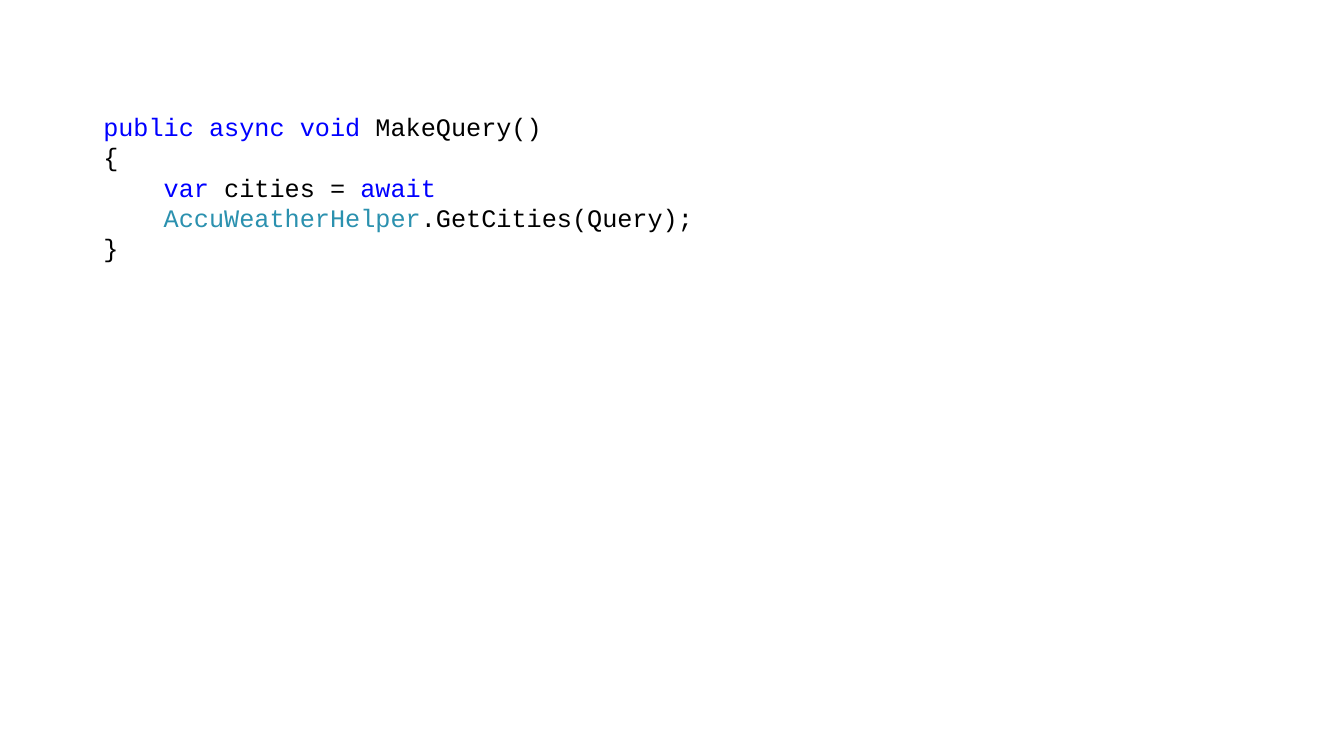
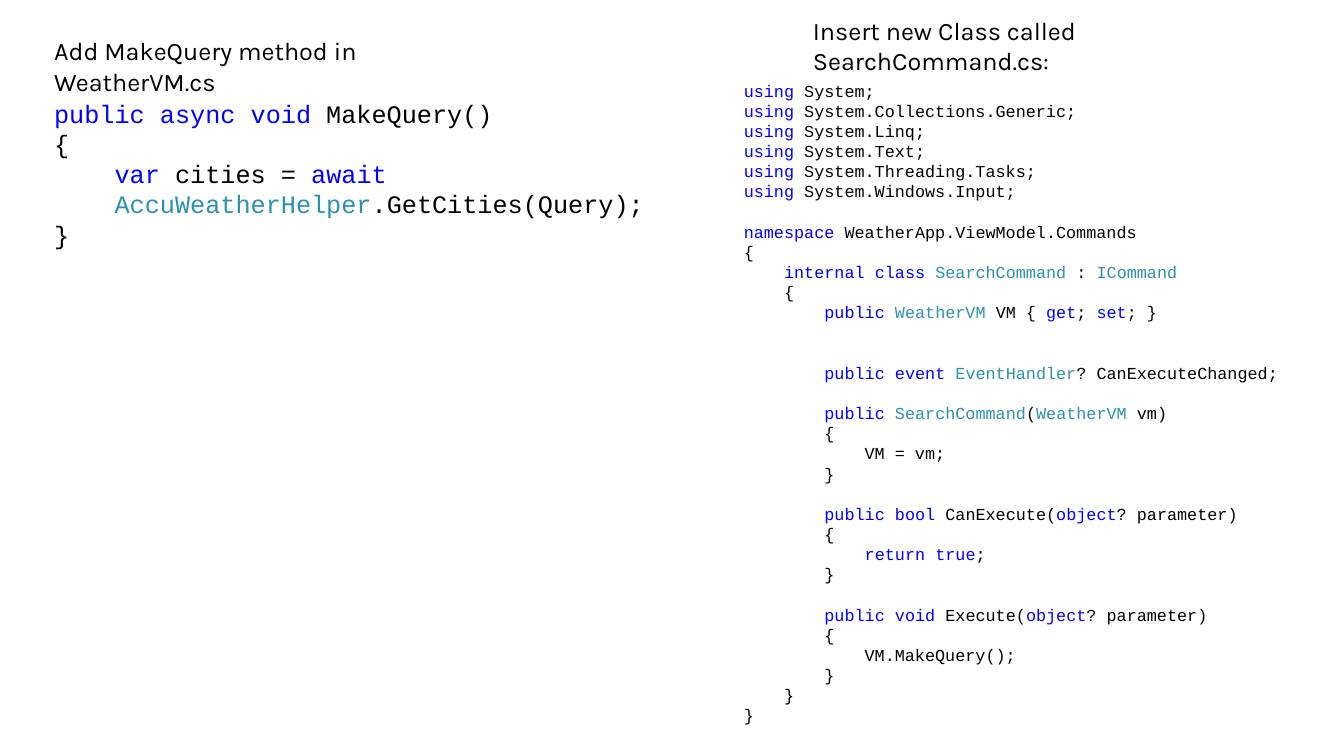
Before and after one commit to DanielZdebski/Simple-Calculator, a slide deck: slide 43 of WeatherApp/Presentation/MVVM.pptx. Drawn at 1344x756 pixels with LibreOffice and Linux fonts; fonts in the diff are those of the drawing. Boxes give left, top, right and bottom in pixels: in the first picture for what was removed or moved away, otherwise in the second. Text is boxed around its words. In the diff, an @@ line names an element or a change of style, - is before the commit and + after.

Commit message:
The Weather app is finished.

```diff
--- a/WeatherApp/Presentation/MVVM.pptx
+++ b/WeatherApp/Presentation/MVVM.pptx
@@ text added at (813,22,1076,71), 18 pt, text #000000 @@
+Insert new Class called SearchCommand.cs:
@@ text added at (54,42,357,92), 18 pt, text #000000 @@
+Add MakeQuery method in WeatherVM.cs
@@ text added at (744,85,1278,665), 12 pt, text #000000 @@
+using System;
+using System.Collections.Generic;
+using System.Linq;
+using System.Text;
+using System.Threading.Tasks;
+using System.Windows.Input;
+namespace WeatherApp.ViewModel.Commands
+{
+internal class SearchCommand : ICommand
+{
+public WeatherVM VM { get; set; }
+public event EventHandler? CanExecuteChanged;
+public SearchCommand(WeatherVM vm)
+{
+VM = vm;
+}
+public bool CanExecute(object? parameter)
+{
+return true;
+}
+public void Execute(object? parameter)
+{
+VM.MakeQuery();
+}
+}
+}
@@ text "public async void MakeQuery()": place and size @@
-text "public async void MakeQuery()" at (103,118,693,233)
+text "public async void MakeQuery()" at (54,104,644,219)
```
Also in this commit, not shown: 1 other slide changed, 18 slides added, 18 slides removed, 7 other files.
